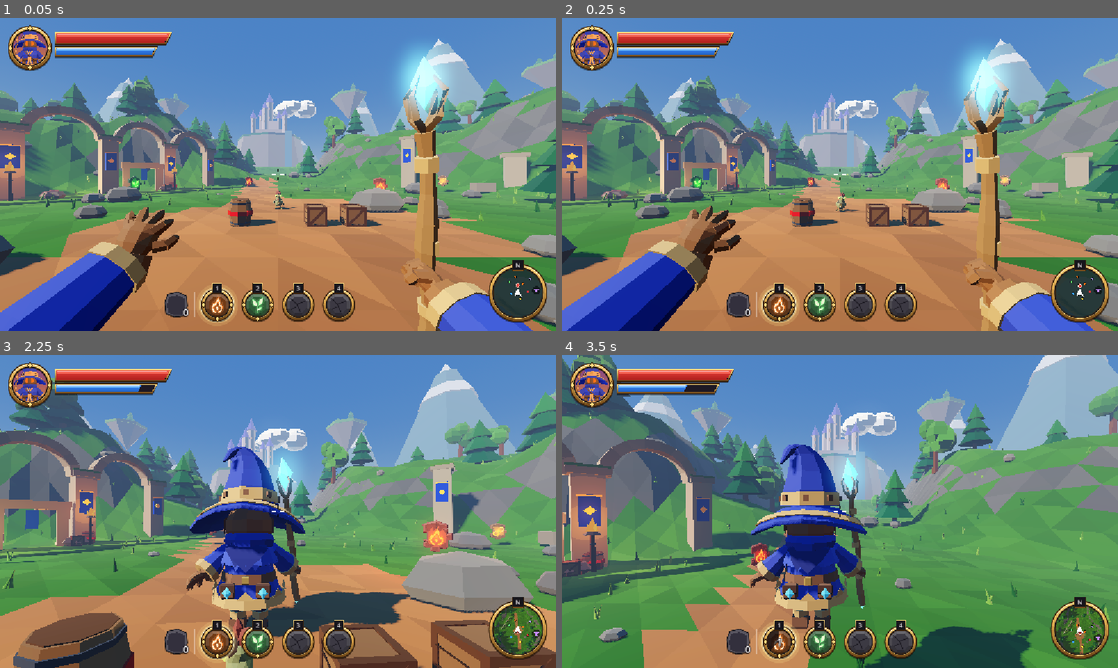
Above: before the commit, frames 1-4 (two rows, left to right).
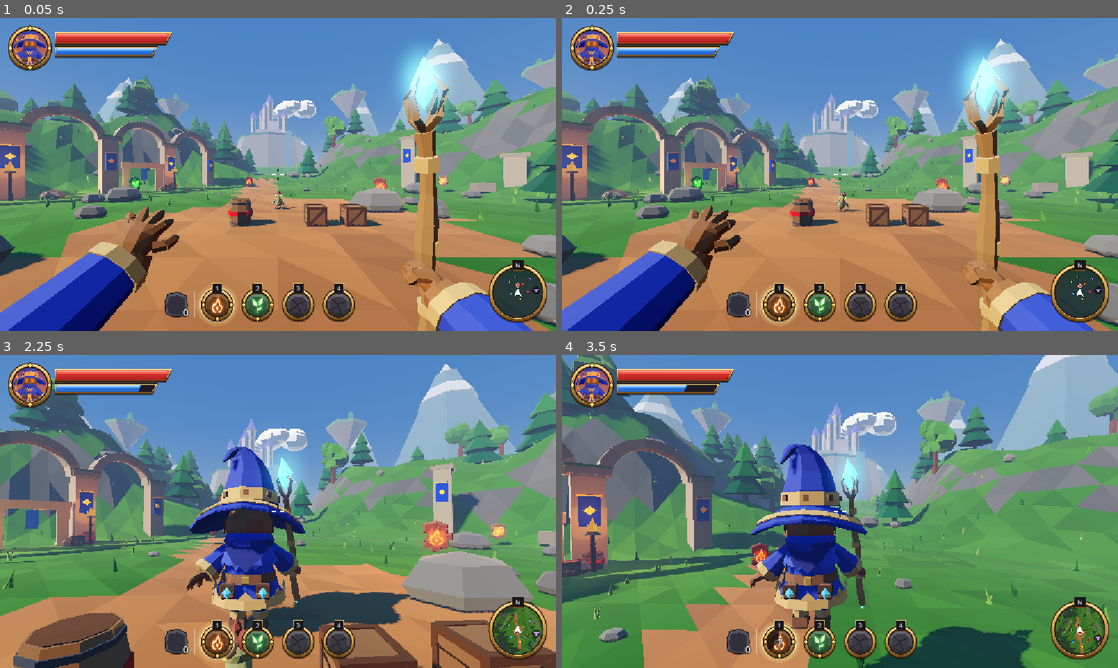
Above: after the commit, the same moments.

Repository: vitortosta4-design/Arcane-Forge
Game: Godot game, scene res://cenas/arena_teste.tscn
Two runs of this game, one before a commit and one after it. Both use one fixed random seed, a clock stepped at 60 frames per second and the inputs below.
Inputs (mouse positions are in pixels of both pictures, inside the frame that each line leads up to):
- Up to frame 1 (0.05 s): no input
- Up to frame 2 (0.25 s): no input
- Up to frame 3 (2.25 s): tap Enter at 0.5 s; move the mouse to (305, 511) at 0.52 s; press the mouse at (305, 511) at 0.53 s; hold W (mover_frente) from 0.53 s (still down); tap Space (pular) at 0.77, 1.52 s; move the mouse to (250, 511) at 1.27 s; release the mouse at (250, 511) at 1.28 s; tap E (interagir) at 1.35 s; move the mouse to (289, 505) at 2.02 s; hold C (trocar_camera) from 2.03 s (still down)
- Up to frame 4 (3.5 s): keep holding W (mover_frente); move the mouse to (834, 517) at 2.77 s; release C (trocar_camera) at 2.78 s; click (834, 517) at 2.85 s; tap Space (pular) at 3.02 s

The runs differ from the first frame. In frame 1, less than 0.1% of the frame differs, in the area x 48-52%, y 54-62%; in frame 2, less than 0.1%; in frame 3, 0.2%, in the area x 39-58%, y 84-100%; in frame 4, nothing differs.

Commit message:
Galinha v4: correções do crítico e do animador (rodada única)
- Asas abriam para dentro do corpo (sinal trocado): agora abrem para
  fora no Andar, Bicar, Dano e Morrer.
- Bicar: aviso com pescoço recolhido, asas abertas e tremor de 10 Hz;
  bote vindo do pescoço, cabeça quase sem girar (crista fica em cima).
- Morrer: rola 140° até quase de costas, pernas abertas para o céu,
  quique ao bater; some encolhendo nos últimos 0,3 s.
- Penas em losango da cor do corpo, menores e flutuando; pausa de
  50 ms no golpe; Dano não corta a Bicar (o dano dela ainda sai).
- Zumbi mais torta e manca, sem Pena_0 e Pena_2.
- Vitrine com tempo fixo (30 FPS) para o print sair no instante certo.
- estado-atual.md reescrito e diário atualizado. 324/324 testes.

Co-Authored-By: Claude Opus 5.5 <noreply@anthropic.com>
Claude-Session: https://claude.ai/code/session_01FRs8nFL5gwqh8rL4oD66R8

Diff:
--- a/jogo/scripts/criaturas/visual_galinha.gd
+++ b/jogo/scripts/criaturas/visual_galinha.gd
@@ -27,9 +27,13 @@
 const COR_ZUMBI := Color(0.62, 0.74, 0.55)
 const COR_OLHO_ZUMBI := Color(0.75, 1.0, 0.35)
 ## Penas da cauda que a zumbi já perdeu.
-const PENAS_FALTANDO_ZUMBI := ["Pena_1", "Pena_3"]
-const COR_PENA_SOLTA := Color(0.98, 0.85, 0.6)
-const COR_PENA_SOLTA_ZUMBI := Color(0.66, 0.72, 0.58)
+## Tirar a de cima e uma do meio deixa o recorte da cauda "mordido".
+const PENAS_FALTANDO_ZUMBI := ["Pena_0", "Pena_2"]
+## Penas soltas da cor do corpo de quem apanhou.
+const COR_PENA_SOLTA := Color(0.98, 0.8, 0.56)
+const COR_PENA_SOLTA_ZUMBI := Color(0.6, 0.66, 0.5)
+## Congelada rápida ao levar o golpe, para o impacto ter peso.
+const PAUSA_IMPACTO_S := 0.05
 
 var zumbi := false
 
@@ -84,17 +88,29 @@
 func levar_dano() -> void:
 	if _morta:
 		return
-	_tocar_acao("Dano")
 	_soltar_penas(9)
+	# No meio da bicada o dano dela ainda vai sair: a Bicar continua na tela
+	# para o que se vê bater com a regra; só as penas e a pausa mostram o golpe.
+	if _acao != "Bicar":
+		_tocar_acao("Dano")
+	_anim.speed_scale = 0.0
+	var pausa := create_tween()
+	pausa.tween_interval(PAUSA_IMPACTO_S)
+	pausa.tween_callback(func(): _anim.speed_scale = 1.0)
 
 
 func morrer() -> void:
 	if _morta:
 		return
 	_morta = true
-	rotation.z = 0.0
+	create_tween().tween_property(self, "rotation:z", 0.0, 0.1)
 	_tocar_acao("Morrer")
 	_soltar_penas(16)
+	# Nos últimos 0,3 s deitada, encolhe acelerando e solta um punhado de penas.
+	var sumir := create_tween()
+	sumir.tween_interval(TEMPO_CORPO_NO_CHAO_S - 0.3)
+	sumir.tween_callback(_soltar_penas.bind(6))
+	sumir.tween_property(self, "scale", Vector3.ZERO, 0.28).set_ease(Tween.EASE_IN).set_trans(Tween.TRANS_BACK)
 
 
 func _process(delta: float) -> void:
@@ -103,7 +119,7 @@
 		return
 	# Andar torto da zumbi: corpo caído para um lado, balançando fora do passo.
 	var andando := _anim != null and _anim.current_animation == "Andar"
-	var alvo := 0.14 + 0.07 * sin(_tempo * 3.1) if andando else 0.06
+	var alvo := 0.2 + 0.1 * sin(_tempo * 3.1) if andando else 0.07
 	rotation.z = lerpf(rotation.z, alvo, minf(1.0, delta * 6.0))
 
 
@@ -138,7 +154,7 @@
 	for apoio in APOIOS_ANDAR:
 		if fase >= apoio.x and fase <= apoio.y:
 			return 1.0
-	return 1.35 if fase < 0.5 else 0.8
+	return 1.5 if fase < 0.5 else 0.7
 
 
 func _virar_zumbi() -> void:
@@ -174,24 +190,24 @@
 	penas.one_shot = true
 	penas.emitting = false
 	penas.amount = quantidade
-	penas.lifetime = 1.1
+	penas.lifetime = 1.3
 	penas.explosiveness = 0.95
-	var quad := QuadMesh.new()
-	quad.size = Vector2(0.13, 0.22)
-	var mat := StandardMaterial3D.new()
-	mat.albedo_color = COR_PENA_SOLTA_ZUMBI if zumbi else COR_PENA_SOLTA
-	mat.cull_mode = BaseMaterial3D.CULL_DISABLED
-	quad.material = mat
-	penas.mesh = quad
+	penas.mesh = _malha_pena()
+	penas.color = COR_PENA_SOLTA_ZUMBI if zumbi else COR_PENA_SOLTA
+	penas.hue_variation_min = -0.03
+	penas.hue_variation_max = 0.03
+	penas.scale_amount_min = 0.6
+	penas.scale_amount_max = 1.3
 	penas.direction = Vector3.UP
 	penas.spread = 70.0
 	penas.initial_velocity_min = 1.2
 	penas.initial_velocity_max = 2.4
-	penas.gravity = Vector3(0, -2.2, 0)
-	penas.damping_min = 1.5
-	penas.damping_max = 2.5
-	penas.angular_velocity_min = -360.0
-	penas.angular_velocity_max = 360.0
+	penas.gravity = Vector3(0, -2.0, 0)
+	# Amortecimento alto: sobem rápido e descem flutuando, girando no ar.
+	penas.damping_min = 2.5
+	penas.damping_max = 4.0
+	penas.angular_velocity_min = -300.0
+	penas.angular_velocity_max = 300.0
 	penas.angle_min = 0.0
 	penas.angle_max = 360.0
 	penas.particle_flag_rotate_y = true
@@ -200,3 +216,21 @@
 	penas.position = Vector3(0, 0.55, 0)
 	penas.emitting = true
 	penas.finished.connect(penas.queue_free)
+
+
+## Pena em losango alongado (ponta fina embaixo), dos dois lados.
+static func _malha_pena() -> ArrayMesh:
+	var pontos := PackedVector3Array([
+		Vector3(0, 0.09, 0), Vector3(0.028, 0.03, 0), Vector3(0, -0.07, 0),
+		Vector3(0, 0.09, 0), Vector3(0, -0.07, 0), Vector3(-0.028, 0.03, 0),
+	])
+	var arrays := []
+	arrays.resize(Mesh.ARRAY_MAX)
+	arrays[Mesh.ARRAY_VERTEX] = pontos
+	var malha := ArrayMesh.new()
+	malha.add_surface_from_arrays(Mesh.PRIMITIVE_TRIANGLES, arrays)
+	var mat := StandardMaterial3D.new()
+	mat.vertex_color_use_as_albedo = true
+	mat.cull_mode = BaseMaterial3D.CULL_DISABLED
+	malha.surface_set_material(0, mat)
+	return malha
--- a/jogo/scripts/ferramentas/vitrine_galinha.gd
+++ b/jogo/scripts/ferramentas/vitrine_galinha.gd
@@ -2,6 +2,7 @@
 ## Vitrine da galinha v4 na luz da clareira: invocada (esquerda) e zumbi
 ## (direita), no tamanho do jogo. Gera os prints de cada animação e o vídeo.
 ##
+## Rodar com --fixed-fps 30 (o tempo da vitrine conta quadros).
 ## Print:  --acao Parado|Andar|Bicar|Dano|Morrer --tempo s --vista frente|34 --saida X.png
 ##         (dispara a ação pelo VisualGalinha e fotografa depois de --tempo s)
 ## Vídeo:  --video (rodar com --write-movie e --fixed-fps 30): parado, entram
@@ -86,16 +87,14 @@
 	await _esperar(2.2)
 
 
-## Espera em quadros, movendo quem anda. No vídeo (--fixed-fps 30) cada quadro
-## vale 1/30 s; no print, o tempo real entre quadros.
+## Espera em quadros, movendo quem anda. Rodar sempre com --fixed-fps 30:
+## cada quadro vale 1/30 s, então o instante do print não depende da
+## lentidão do render em software.
 func _esperar(segundos: float) -> void:
 	var restante := segundos
-	var antes := Time.get_ticks_usec()
 	while restante > 0.0:
 		await process_frame
-		var agora := Time.get_ticks_usec()
-		var dt := 1.0 / 30.0 if _args.has("video") else (agora - antes) / 1e6
-		antes = agora
+		var dt := 1.0 / 30.0
 		restante -= dt
 		for g in _galinhas:
 			var andando := g.has_meta("andando")
Binary file changed: jogo/assets/modelos/galinha/galinha.glb
Not shown, changed: arte/personagens/galinha/galinha.py
Not shown, changed: docs/contexto/diario.md
Not shown, changed: docs/contexto/estado-atual.md
Not shown, changed: evidencias/fase-2/galinha/galinha_andar_34.png
Not shown, changed: evidencias/fase-2/galinha/galinha_andar_frente.png
Not shown, changed: evidencias/fase-2/galinha/galinha_bicar-aviso_34.png
Not shown, changed: evidencias/fase-2/galinha/galinha_bicar-aviso_frente.png
Not shown, changed: evidencias/fase-2/galinha/galinha_bicar-bote_34.png
Not shown, changed: evidencias/fase-2/galinha/galinha_bicar-bote_frente.png
Not shown, changed: evidencias/fase-2/galinha/galinha_dano_34.png
Not shown, changed: evidencias/fase-2/galinha/galinha_dano_frente.png
(and 8 more such lines)
